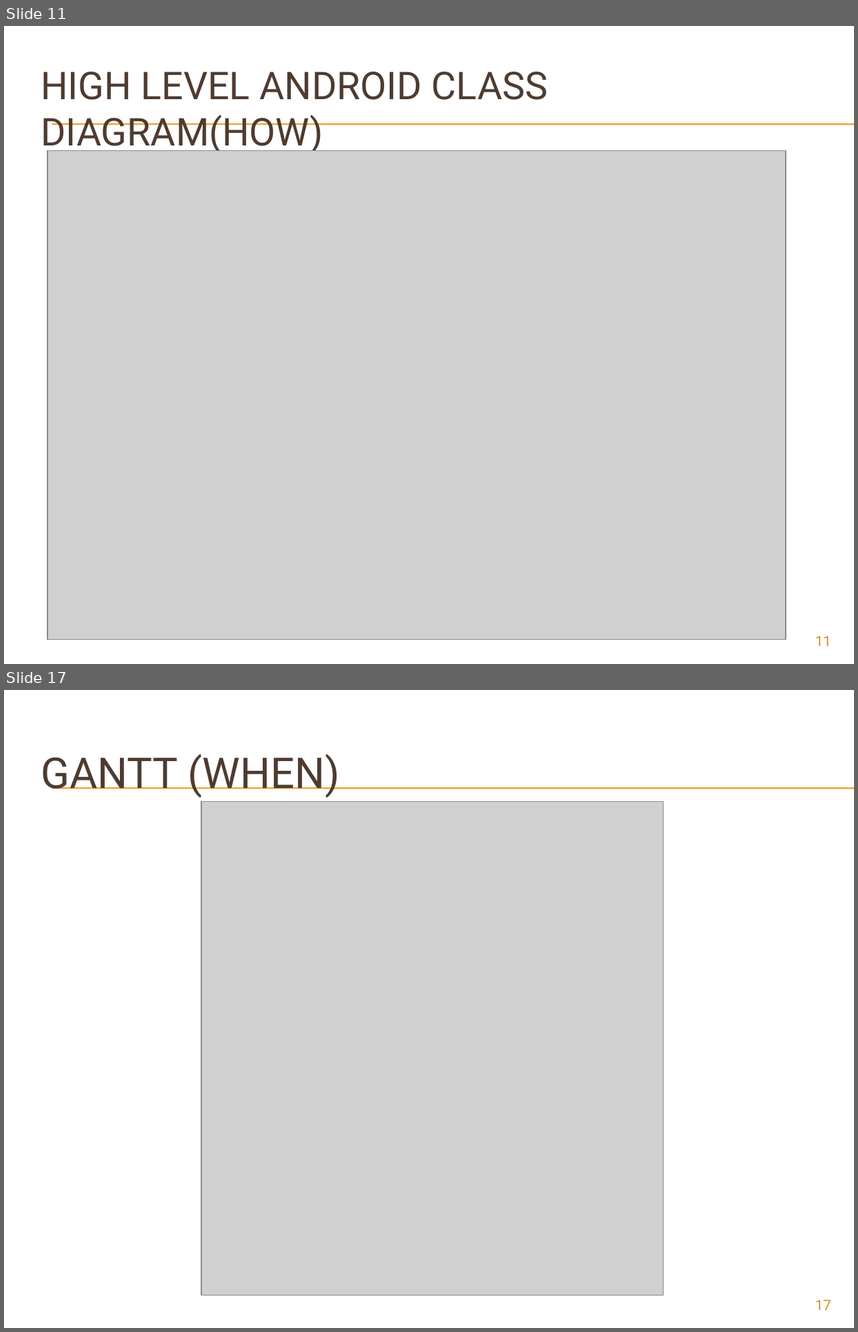
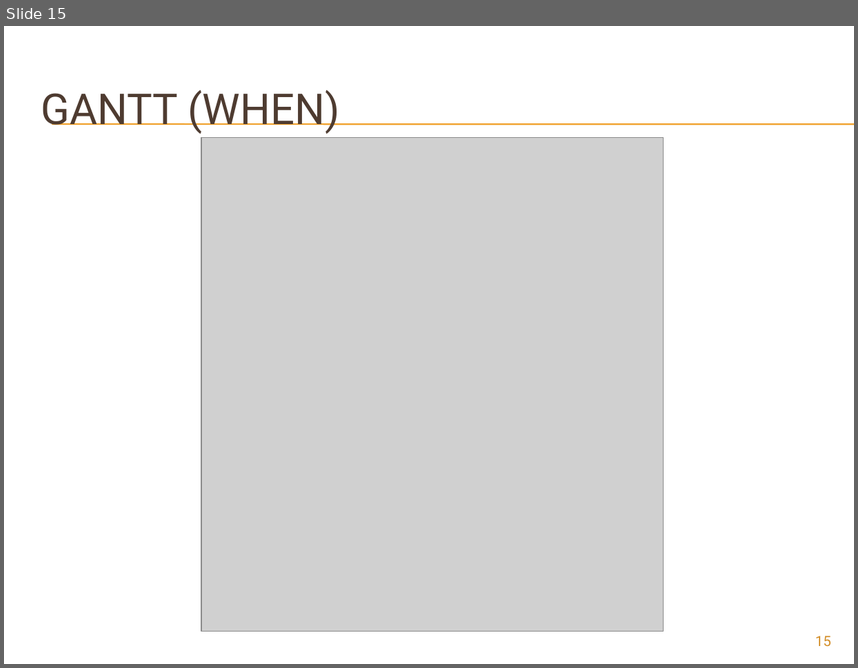
Before and after one commit to hernanjls/food-center, a slide deck: food-center/docs/mid_sem.pptx. Shown one above the other, each under a label of ours: slides 11 and 17 before the commit, slide 15 after it; the slides between them are not shown. The pictures are 858x1332 and 858x668 pixels, drawn with LibreOffice and Linux fonts; fonts in the diff are those of the drawing; grey boxes stand for pictures; background and template pictures are left out. Boxes give left, top, right and bottom in pixels: in the first picture for what was removed or moved away, otherwise in the second. Text is boxed around its words. In the diff, an @@ line names an element or a change of style, - is before the commit and + after.

```diff
--- a/food-center/docs/mid_sem.pptx
+++ b/food-center/docs/mid_sem.pptx
@@ slide 11 removed at box(4, 26, 854, 664), background picture (left out); not listed: 2 template elements that a slide beside it also shows @@
@@ title removed at box(41, 72, 548, 154) @@
-HIGH LEVEL ANDROID CLASS DIAGRAM(HOW)
@@ picture removed at box(47, 151, 786, 640) @@
@@ page number removed at box(815, 635, 831, 646) @@
-11
@@ what was slide 17 is now slide 15 @@
@@ page number at box(815, 635, 831, 646): text changed @@
-17
+15
```
Also in this commit, not shown: 6 slides changed, 1 other slide removed, 1 other file.
